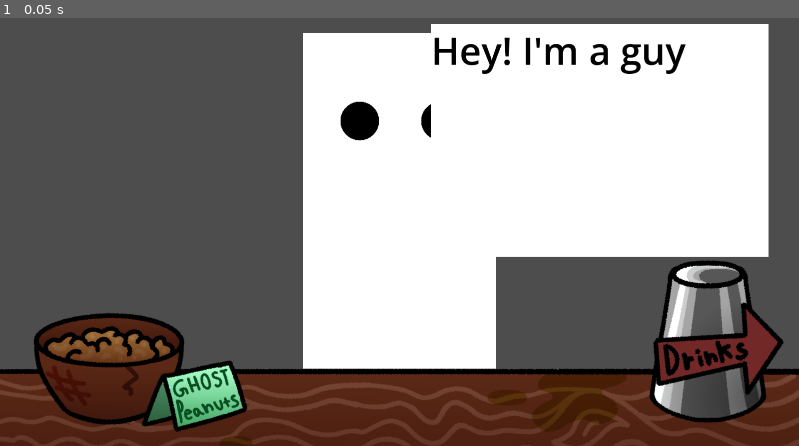
Above: before the commit, frame 1.
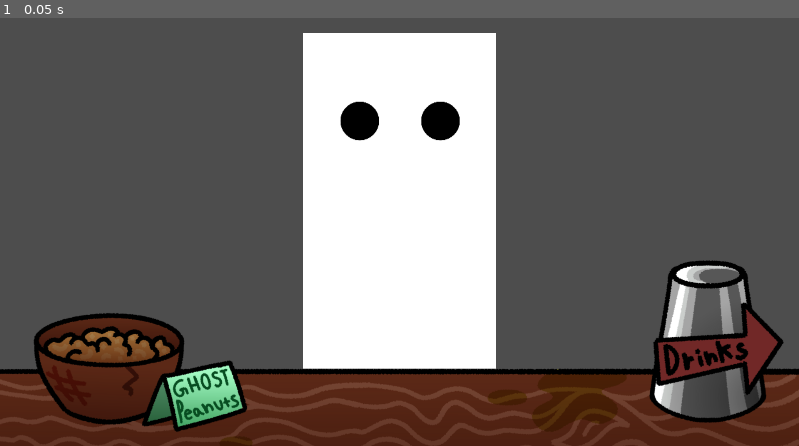
Above: after the commit, the same moment.

Repository: ChoppingChungy/spirit-game
Game: Godot game, scene res://src/scenes/main_game.tscn
Same seed, same stepped clock (60 frames per second), same inputs: the game is played once before the commit and once after it.
Inputs:
- Up to frame 1 (0.05 s): no input

The runs differ from the first frame. In frame 1, 19% of the frame differs, in the area x 53-97%, y 1-56%.

Commit message:
Added topping signals

Diff:
--- a/project.godot
+++ b/project.godot
@@ -19,6 +19,7 @@
 
 window/size/viewport_width=1920
 window/size/viewport_height=1080
+window/size/mode=3
 
 [physics]
 
--- a/src/scenes/main_game.tscn
+++ b/src/scenes/main_game.tscn
@@ -4,6 +4,7 @@
 [ext_resource type="PackedScene" uid="uid://d0lr7g3kh3wtf" path="res://src/scenes/mix_menu.tscn" id="3_m7syd"]
 [ext_resource type="PackedScene" uid="uid://dakkx0t35t33l" path="res://src/scenes/scene_switcher.tscn" id="3_r3nyt"]
 [ext_resource type="PackedScene" uid="uid://dpeifvowepe6r" path="res://src/scenes/dialogue.tscn" id="4_m7syd"]
+[ext_resource type="PackedScene" uid="uid://43kxl7lrwakq" path="res://src/scenes/topping_menu.tscn" id="5_c5f53"]
 
 [node name="MainGame" type="Node" unique_id=855186453]
 script = ExtResource("1_wwqub")
@@ -20,7 +21,13 @@
 visible = false
 
 [node name="Dialogue" parent="GUI" unique_id=1311503088 instance=ExtResource("4_m7syd")]
+visible = false
+mouse_filter = 2
+
+[node name="ToppingMenu" parent="GUI" unique_id=404569553 instance=ExtResource("5_c5f53")]
+visible = false
 
 [connection signal="scene_switched" from="GUI/SceneSwitcher" to="." method="_on_scene_switcher_scene_switched"]
 [connection signal="mix_pressed" from="GUI/MixMenu" to="." method="_on_mix_menu_mix_pressed"]
 [connection signal="trash_pressed" from="GUI/MixMenu" to="." method="_on_mix_menu_trash_pressed"]
+[connection signal="serve_pressed" from="GUI/ToppingMenu" to="." method="_on_topping_menu_serve_pressed"]
--- a/src/scenes/mix.tscn
+++ b/src/scenes/mix.tscn
@@ -1,6 +1,10 @@
 [gd_scene format=3 uid="uid://rswunmjp4n4w"]
 
 [ext_resource type="Script" uid="uid://bv0adv0jofxgy" path="res://src/scripts/mix.gd" id="1_qgsut"]
+[ext_resource type="Texture2D" uid="uid://xnhfya1wsv54" path="res://src/resources/images/Red_Rum.png" id="2_5m66n"]
+[ext_resource type="Texture2D" uid="uid://blaetca0ydaha" path="res://src/resources/images/Vodka.png" id="2_dbwtw"]
+[ext_resource type="Texture2D" uid="uid://x0wjmmcrx0xd" path="res://src/resources/images/Whisky.png" id="3_3jqxk"]
+[ext_resource type="Texture2D" uid="uid://wxxxtoaes1wa" path="res://src/resources/images/Ginger_Beer.png" id="4_ja6bk"]
 
 [sub_resource type="Gradient" id="Gradient_xo4u2"]
 offsets = PackedFloat32Array(1)
@@ -29,62 +33,66 @@
 script = ExtResource("1_qgsut")
 
 [node name="Bar" type="Sprite2D" parent="." unique_id=71625712]
-position = Vector2(0, 700)
+position = Vector2(0, 888)
 scale = Vector2(7.5, 385.178)
 texture = SubResource("GradientTexture1D_xo4u2")
 centered = false
 
 [node name="Sprite2D" type="Sprite2D" parent="." unique_id=24935197]
-position = Vector2(0, 456)
+position = Vector2(0, 619)
 scale = Vector2(1, 37)
 texture = SubResource("GradientTexture1D_s7wsd")
 centered = false
 
 [node name="Vodka" type="TextureButton" parent="." unique_id=915260520]
-offset_left = 102.0
-offset_top = 89.0
-offset_right = 306.0
-offset_bottom = 457.0
-texture_normal = SubResource("GradientTexture2D_qgsut")
+offset_left = 44.0
+offset_top = 179.99998
+offset_right = 444.0
+offset_bottom = 780.0
+scale = Vector2(0.8, 0.8)
+texture_normal = ExtResource("2_dbwtw")
+stretch_mode = 4
 
 [node name="Tequila" type="TextureButton" parent="." unique_id=1201203487]
-offset_left = 358.0
-offset_top = 89.0
-offset_right = 562.0
-offset_bottom = 458.0
+offset_left = 511.0
+offset_top = 245.0
+offset_right = 715.0
+offset_bottom = 614.0
 texture_normal = SubResource("GradientTexture2D_qgsut")
 
 [node name="Brandy" type="TextureButton" parent="." unique_id=1351981382]
-offset_left = 624.0
-offset_top = 89.0
-offset_right = 828.0
-offset_bottom = 458.0
+offset_left = 777.0
+offset_top = 245.0
+offset_right = 981.0
+offset_bottom = 614.0
 texture_normal = SubResource("GradientTexture2D_qgsut")
 
 [node name="Whiskey" type="TextureButton" parent="." unique_id=1515463079]
-offset_left = 900.0
-offset_top = 89.0
-offset_right = 1104.0
-offset_bottom = 458.0
-texture_normal = SubResource("GradientTexture2D_qgsut")
+offset_left = 988.0
+offset_top = 167.0
+offset_right = 1388.0
+offset_bottom = 767.0
+scale = Vector2(0.8, 0.8)
+texture_normal = ExtResource("3_3jqxk")
 
-[node name="Gin" type="TextureButton" parent="." unique_id=699190184]
-offset_left = 1164.0
-offset_top = 89.0
-offset_right = 1368.0
-offset_bottom = 458.0
-texture_normal = SubResource("GradientTexture2D_qgsut")
+[node name="Ginger" type="TextureButton" parent="." unique_id=699190184]
+offset_left = 1317.0
+offset_top = 353.0
+offset_right = 1567.0
+offset_bottom = 722.0
+texture_normal = ExtResource("4_ja6bk")
 
 [node name="Rum" type="TextureButton" parent="." unique_id=1132621558]
-offset_left = 1433.0
-offset_top = 89.0
-offset_right = 1637.0
-offset_bottom = 458.0
-texture_normal = SubResource("GradientTexture2D_qgsut")
+offset_left = 1586.0
+offset_top = 170.0
+offset_right = 1986.0
+offset_bottom = 770.0
+scale = Vector2(0.8, 0.8)
+texture_normal = ExtResource("2_5m66n")
 
 [connection signal="pressed" from="Vodka" to="." method="_on_drink_clicked" binds= [0]]
 [connection signal="pressed" from="Tequila" to="." method="_on_drink_clicked" binds= [1]]
 [connection signal="pressed" from="Brandy" to="." method="_on_drink_clicked" binds= [2]]
 [connection signal="pressed" from="Whiskey" to="." method="_on_drink_clicked" binds= [3]]
-[connection signal="pressed" from="Gin" to="." method="_on_drink_clicked" binds= [4]]
+[connection signal="pressed" from="Ginger" to="." method="_on_drink_clicked" binds= [4]]
 [connection signal="pressed" from="Rum" to="." method="_on_drink_clicked" binds= [5]]
--- a/src/scenes/topping.tscn
+++ b/src/scenes/topping.tscn
@@ -16,6 +16,11 @@
 [sub_resource type="GradientTexture2D" id="GradientTexture2D_s7wsd"]
 gradient = SubResource("Gradient_s7rlf")
 
+[sub_resource type="Gradient" id="Gradient_168y2"]
+
+[sub_resource type="GradientTexture2D" id="GradientTexture2D_s7rlf"]
+gradient = SubResource("Gradient_168y2")
+
 [node name="Topping" type="Node2D" unique_id=229168026]
 script = ExtResource("1_168y2")
 
@@ -29,3 +34,68 @@
 position = Vector2(954, 563)
 scale = Vector2(6.320312, 9.203125)
 texture = SubResource("GradientTexture2D_s7wsd")
+
+[node name="TextureButton" type="TextureButton" parent="." unique_id=2066987732]
+anchors_preset = 8
+anchor_left = 0.5
+anchor_top = 0.5
+anchor_right = 0.5
+anchor_bottom = 0.5
+offset_left = 126.0
+offset_top = 558.0
+offset_right = 251.89879
+offset_bottom = 679.0
+grow_horizontal = 2
+grow_vertical = 2
+texture_normal = SubResource("GradientTexture2D_s7rlf")
+stretch_mode = 0
+
+[node name="TextureButton2" type="TextureButton" parent="." unique_id=1060524951]
+anchors_preset = 8
+anchor_left = 0.5
+anchor_top = 0.5
+anchor_right = 0.5
+anchor_bottom = 0.5
+offset_left = 457.0
+offset_top = 558.0
+offset_right = 582.8988
+offset_bottom = 679.0
+grow_horizontal = 2
+grow_vertical = 2
+texture_normal = SubResource("GradientTexture2D_s7rlf")
+stretch_mode = 0
+
+[node name="TextureButton3" type="TextureButton" parent="." unique_id=367492699]
+anchors_preset = 8
+anchor_left = 0.5
+anchor_top = 0.5
+anchor_right = 0.5
+anchor_bottom = 0.5
+offset_left = 1333.0
+offset_top = 558.0
+offset_right = 1458.8988
+offset_bottom = 679.0
+grow_horizontal = 2
+grow_vertical = 2
+texture_normal = SubResource("GradientTexture2D_s7rlf")
+stretch_mode = 0
+
+[node name="TextureButton4" type="TextureButton" parent="." unique_id=1495827062]
+anchors_preset = 8
+anchor_left = 0.5
+anchor_top = 0.5
+anchor_right = 0.5
+anchor_bottom = 0.5
+offset_left = 1629.0
+offset_top = 558.0
+offset_right = 1754.8988
+offset_bottom = 679.0
+grow_horizontal = 2
+grow_vertical = 2
+texture_normal = SubResource("GradientTexture2D_s7rlf")
+stretch_mode = 0
+
+[connection signal="pressed" from="TextureButton" to="." method="_on_topping_clicked" binds= [0]]
+[connection signal="pressed" from="TextureButton2" to="." method="_on_topping_clicked" binds= [1]]
+[connection signal="pressed" from="TextureButton3" to="." method="_on_topping_clicked" binds= [2]]
+[connection signal="pressed" from="TextureButton4" to="." method="_on_topping_clicked" binds= [3]]
--- /dev/null
+++ b/src/scenes/topping_menu.tscn
@@ -0,0 +1,50 @@
+[gd_scene format=3 uid="uid://43kxl7lrwakq"]
+
+[ext_resource type="Script" uid="uid://8t3fdn4up2ll" path="res://src/scripts/topping_menu.gd" id="1_sdl4i"]
+
+[sub_resource type="StyleBoxFlat" id="StyleBoxFlat_p7ilq"]
+bg_color = Color(0.85490197, 0, 0, 1)
+
+[node name="ToppingMenu" type="Control" unique_id=404569553]
+layout_mode = 3
+anchors_preset = 15
+anchor_right = 1.0
+anchor_bottom = 1.0
+grow_horizontal = 2
+grow_vertical = 2
+script = ExtResource("1_sdl4i")
+
+[node name="Serve" type="Button" parent="." unique_id=117410782]
+unique_name_in_owner = true
+layout_mode = 1
+anchors_preset = 7
+anchor_left = 0.5
+anchor_top = 1.0
+anchor_right = 0.5
+anchor_bottom = 1.0
+offset_left = -97.5
+offset_top = -246.0
+offset_right = 97.5
+offset_bottom = -91.0
+grow_horizontal = 2
+grow_vertical = 0
+theme_override_font_sizes/font_size = 107
+text = "Serve"
+
+[node name="Trash" type="Button" parent="." unique_id=1065612511]
+unique_name_in_owner = true
+layout_mode = 1
+anchors_preset = 2
+anchor_top = 1.0
+anchor_bottom = 1.0
+offset_left = 400.0
+offset_top = -246.0
+offset_right = 697.0
+offset_bottom = -91.0
+grow_vertical = 0
+theme_override_font_sizes/font_size = 107
+theme_override_styles/normal = SubResource("StyleBoxFlat_p7ilq")
+text = "Trash"
+
+[connection signal="pressed" from="Serve" to="." method="_on_place_pressed"]
+[connection signal="pressed" from="Trash" to="." method="_on_trash_pressed"]
--- a/src/scripts/main_game.gd
+++ b/src/scripts/main_game.gd
@@ -9,6 +9,7 @@
 @onready var scene_switcher: SceneSwitcher = $GUI/SceneSwitcher
 @onready var world: Node2D = %World
 @onready var mix_menu: MixMenu = $GUI/MixMenu as MixMenu
+@onready var topping_menu: ToppingMenu = $GUI/ToppingMenu
 
 var current_scene: Node2D
 
@@ -39,7 +40,7 @@
 	var topping: ToppingType
 
 var current_drink = Drink.new()
-
+var current_customer
 func _ready() -> void:
 	current_scene = BAR.instantiate()
 	world.add_child(current_scene)
@@ -82,7 +83,6 @@
 
 
 func _on_mix_drink_selected(drink_type: String) -> void:
-	print_debug(current_drink.base.size())
 	# Returns early to prevent new drinks from being added when the drink is full.
 	if current_drink.base.size() == 3:
 		return
@@ -111,6 +111,7 @@
 	# Shows the mix button by default, since pouring a unit implies that there is more than one unit in the drink.
 	mix_menu.set_button_visibility(true)
 
+
 	if current_drink.base.size() == 3:
 		pass # Do something here to only allow mixing in the Mix menu.
 
@@ -131,13 +132,25 @@
 
 func _on_mix_menu_mix_pressed() -> void:
 	current_scene.queue_free()
-	current_scene = TOPPING.instantiate()
+	current_scene = TOPPING.instantiate() as Topping
+	current_scene.topping_selected.connect(_on_topping_topping_selected)
 	world.add_child(current_scene)
 	mix_menu.hide()
 	mix_menu.reset()
 
 	current_drink_station = DrinkStation.TOPPING
 
-
+## Handles the player trashing their drink in the mixing station.
 func _on_mix_menu_trash_pressed() -> void:
 	reset_drink()
+
+## Handles the player serving the drink from the topping menu.
+func _on_topping_menu_serve_pressed() -> void:
+	topping_menu.hide()
+	topping_menu.reset()
+
+## Handles the player selecting a topping in the topping station.
+func _on_topping_topping_selected(topping_type: ToppingType) -> void:
+	#TODO: show tooltip
+	#TODO: show use / cancel buttons
+	pass
--- a/src/scripts/mix.gd
+++ b/src/scripts/mix.gd
@@ -9,7 +9,7 @@
 	TEQUILA,
 	BRANDY,
 	WHISKEY,
-	GIN,
+	GINGER,
 	RUM,
 	NONE, # Required as it's impossible to assign null to an enum-type var
 }
@@ -33,8 +33,8 @@
 			drink_selected.emit("brandy")
 		Drinks.WHISKEY:
 			drink_selected.emit("whiskey")
-		Drinks.GIN:
-			drink_selected.emit("gin")
+		Drinks.GINGER:
+			drink_selected.emit("ginger")
 		Drinks.RUM:
 			drink_selected.emit("rum")
 
--- a/src/scripts/topping.gd
+++ b/src/scripts/topping.gd
@@ -1,2 +1,37 @@
 class_name Topping
 extends Node2D
+
+## Tells the main game what topping was selected for the title.
+signal topping_selected(topping_type: String)
+
+enum Toppings {
+	TOPPING1,
+	TOPPING2,
+	TOPPING3,
+	TOPPING4,
+	NONE, # Required as it's impossible to assign null to an enum-type var
+}
+
+var selected_topping: Toppings = Toppings.NONE
+
+func _on_topping_clicked(topping_type: Toppings) -> void:
+	# Returns early if the topping isn't NONE, since that means we're currently deciding to pour or cancel.
+	if not selected_topping == Toppings.NONE:
+		return
+
+	selected_topping = topping_type
+
+	# Tells the MainGame what topping was selected
+	match topping_type:
+		_:
+			topping_selected.emit("topping")
+
+## Tops the drink with the currently-selected topping.
+func top() -> Toppings:
+	var returned_topping = selected_topping
+	selected_topping = Toppings.NONE
+	return returned_topping
+
+## Cancels the topping and returns to a no-topping state.
+func cancel() -> void:
+	selected_topping = Toppings.NONE
--- /dev/null
+++ b/src/scripts/topping_menu.gd
@@ -0,0 +1,23 @@
+class_name ToppingMenu
+extends Control
+
+signal serve_pressed
+signal trash_pressed
+
+@onready var serve: Button = %Serve
+@onready var trash: Button = %Trash
+
+func set_button_visibility(showing: bool) -> void:
+	serve.visible = showing
+
+
+func _on_serve_pressed() -> void:
+	serve_pressed.emit()
+
+
+func reset() -> void:
+	set_button_visibility(false)
+
+
+func _on_trash_pressed() -> void:
+	trash_pressed.emit()
Binary file added: src/resources/images/Ginger_Beer.png
Not shown, added: src/resources/images/Ginger_Beer.png.import
Binary file added: src/resources/images/Red_Rum.png
Not shown, added: src/resources/images/Red_Rum.png.import
Binary file added: src/resources/images/Vodka.png
Not shown, added: src/resources/images/Vodka.png.import
Binary file added: src/resources/images/Whisky.png
Not shown, added: src/resources/images/Whisky.png.import
Not shown, added: src/scripts/topping_menu.gd.uid
